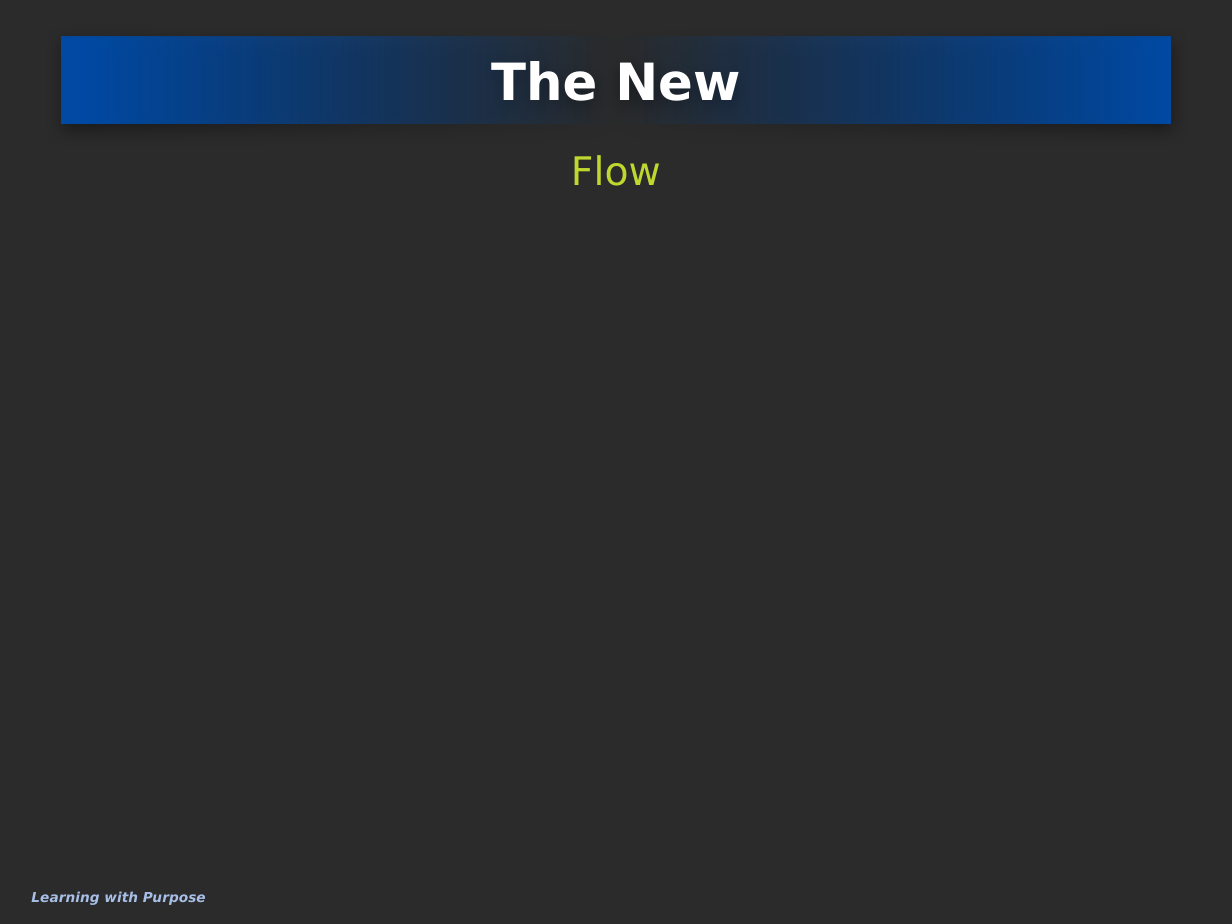
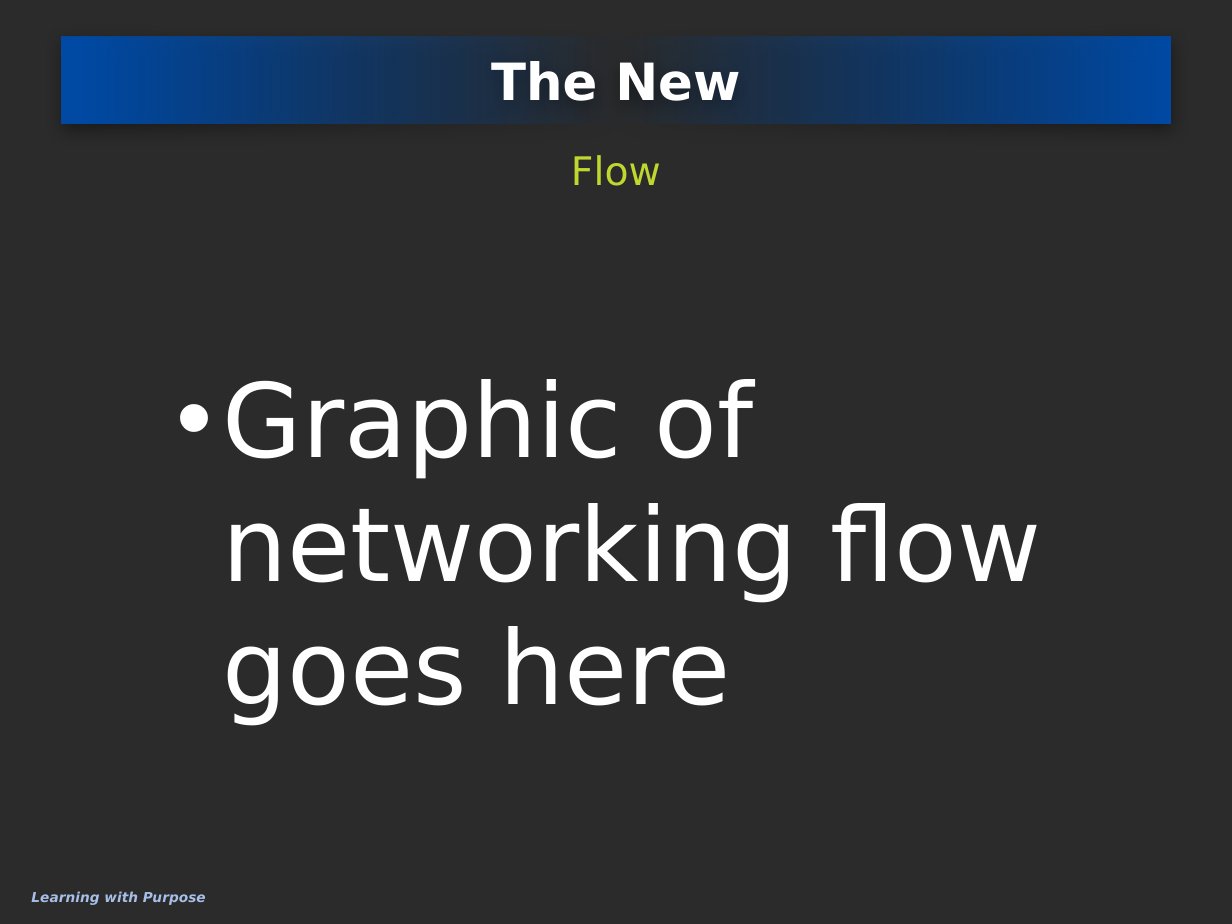
Before and after one commit to eliedaou/networkDesign, a slide deck: slide 9 of survey topic/SDNOpenFlow.pptx. Drawn at 1232x924 pixels with LibreOffice and Linux fonts; fonts in the diff are those of the drawing; background and template pictures are left out; a plain dark background stands for a picture behind light text. Boxes give left, top, right and bottom in pixels: in the first picture for what was removed or moved away, otherwise in the second. Text is boxed around its words. In the diff, an @@ line names an element or a change of style, - is before the commit and + after.

```diff
--- a/survey topic/SDNOpenFlow.pptx
+++ b/survey topic/SDNOpenFlow.pptx
@@ text added at box(223, 379, 1041, 725), 60 pt, text #FFFFFF @@
+• Graphic of networking flow goes here
```
Also in this commit, not shown: 4 other slides changed.
